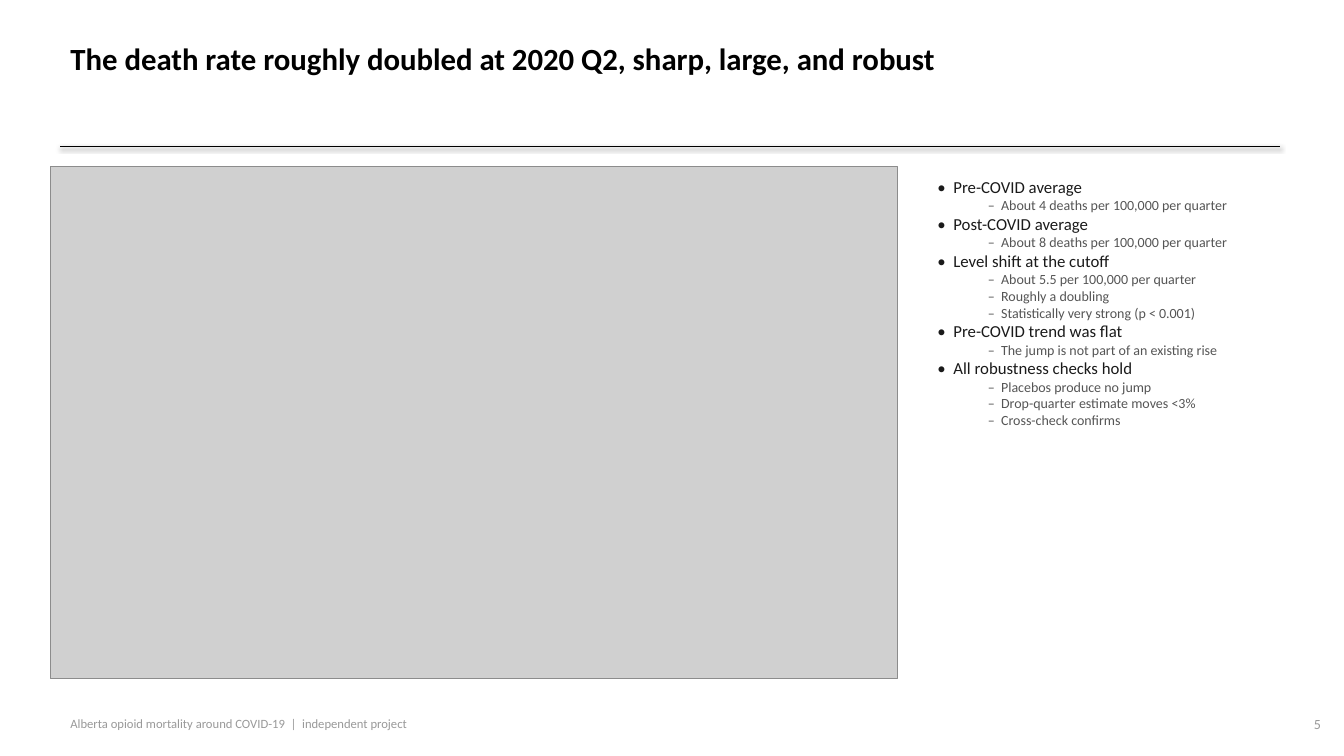
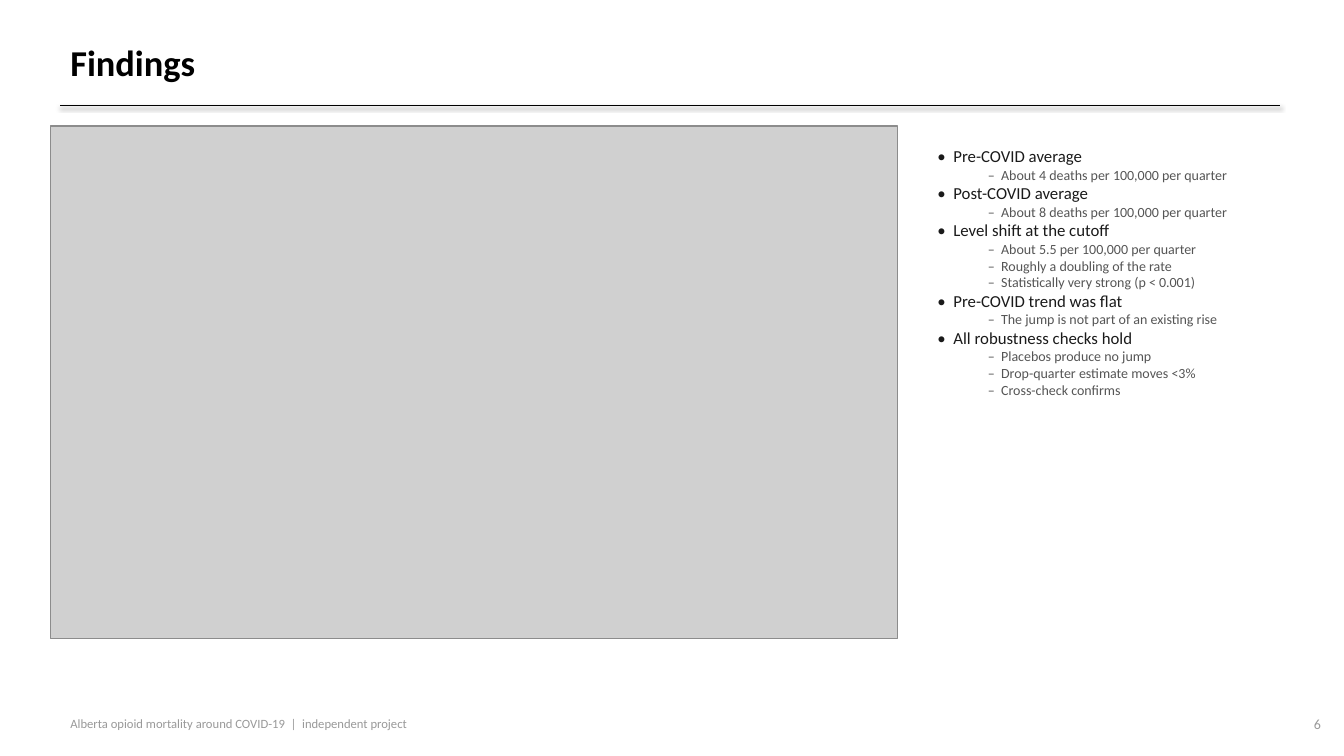
Before and after one commit to Adilbek123/alberta-substance-use-trends, a slide deck: slide 6 of slides.pptx (slide 5 before the commit). Drawn at 1344x756 pixels with LibreOffice and Linux fonts; fonts in the diff are those of the drawing; grey boxes stand for pictures. Boxes give left, top, right and bottom in pixels: in the first picture for what was removed or moved away, otherwise in the second. Text is boxed around its words. In the diff, an @@ line names an element or a change of style, - is before the commit and + after.

```diff
--- a/slides.pptx
+++ b/slides.pptx
@@ text at (x1=70, y1=50, x2=195, y2=82): text changed; size 22 to 26 pt @@
-The death rate roughly doubled at 2020 Q2, sharp, large, and robust
+Findings
@@ line moved from (60, 146) - (1280, 146) to (60, 106) - (1280, 106) @@
@@ picture moved from (x1=50, y1=166, x2=897, y2=679) to (x1=50, y1=126, x2=897, y2=638) @@
@@ text "• Pre-COVID average" moved from (x1=953, y1=182, x2=1227, y2=425) to (x1=953, y1=151, x2=1227, y2=395) @@
@@ text at (x1=1001, y1=261, x2=1172, y2=274): text changed @@
-  – Roughly a doubling
+  – Roughly a doubling of the rate
@@ text at (x1=1314, y1=719, x2=1321, y2=729): text changed @@
-5
+6
```
Also in this commit, not shown: 3 other slides changed, 4 slides added, 3 slides removed, 4 other files.
